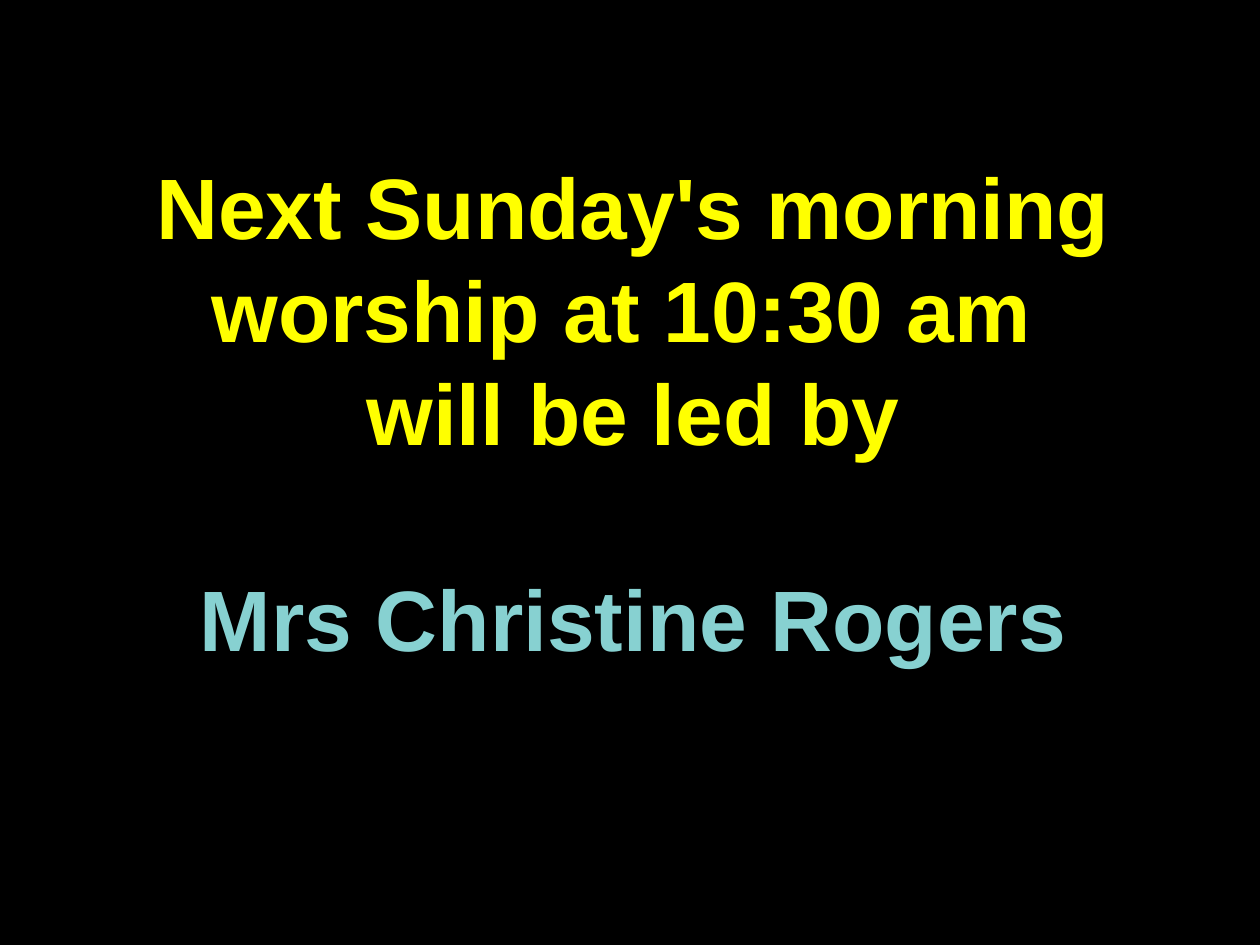
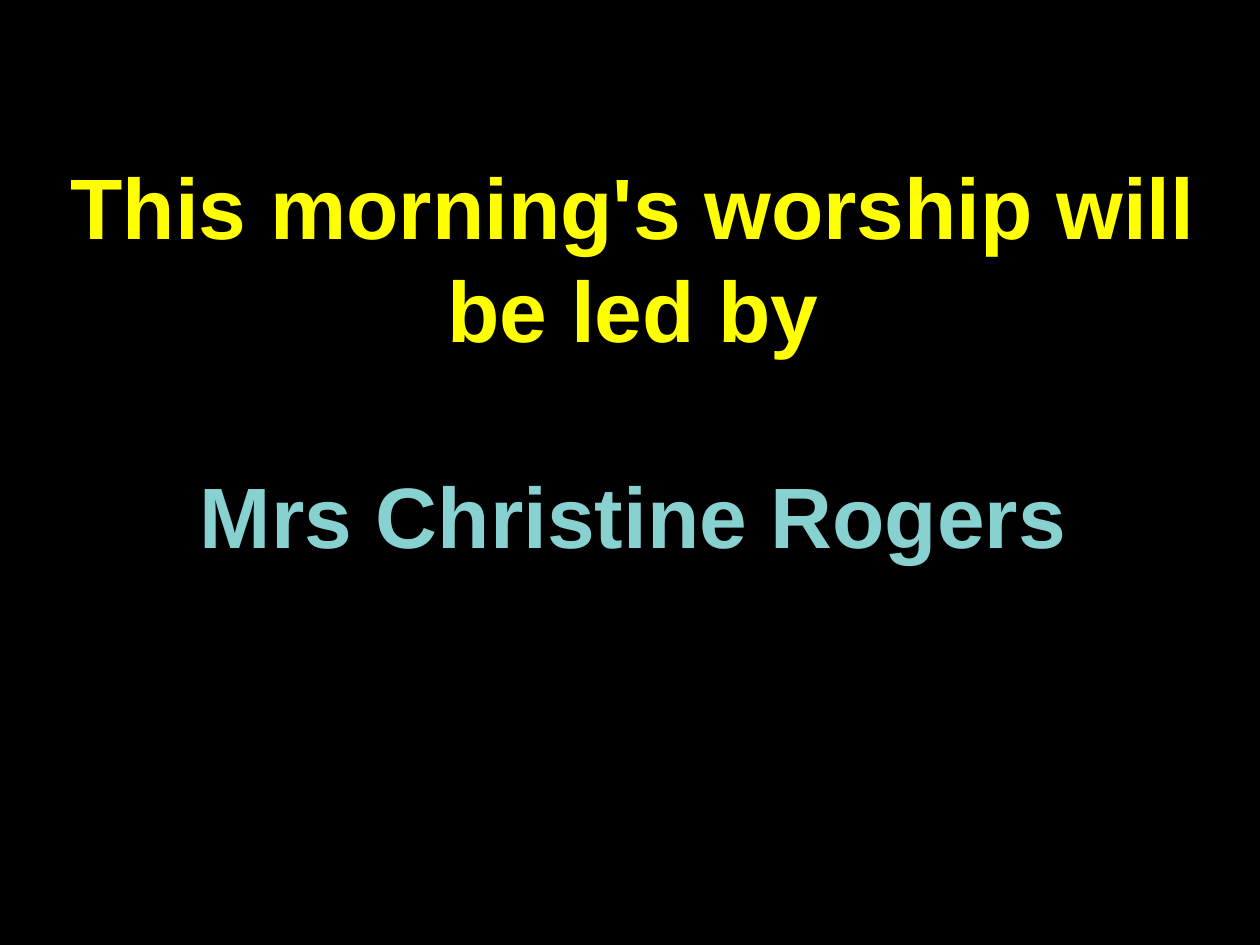
Before and after one commit to martinforsyth/bsuc-audio-visual, a slide deck: slide 3 of resources/presentations/impress/welcome.dark.background.odp (slide 5 before the commit). Drawn at 1260x945 pixels with LibreOffice and Linux fonts; fonts in the diff are those of the drawing. Boxes give left, top, right and bottom in pixels: in the first picture for what was removed or moved away, otherwise in the second. Text is boxed around its words. In the diff, an @@ line names an element or a change of style, - is before the commit and + after.

```diff
--- a/resources/presentations/impress/welcome.dark.background.odp
+++ b/resources/presentations/impress/welcome.dark.background.odp
@@ text at <box>71,177,1194,358</box>: text changed @@
-Next Sunday's morning worship at 10:30 am
-will be led by
+This morning's worship will be led by
```
Also in this commit, not shown: 6 other slides changed, 1 slide removed.
